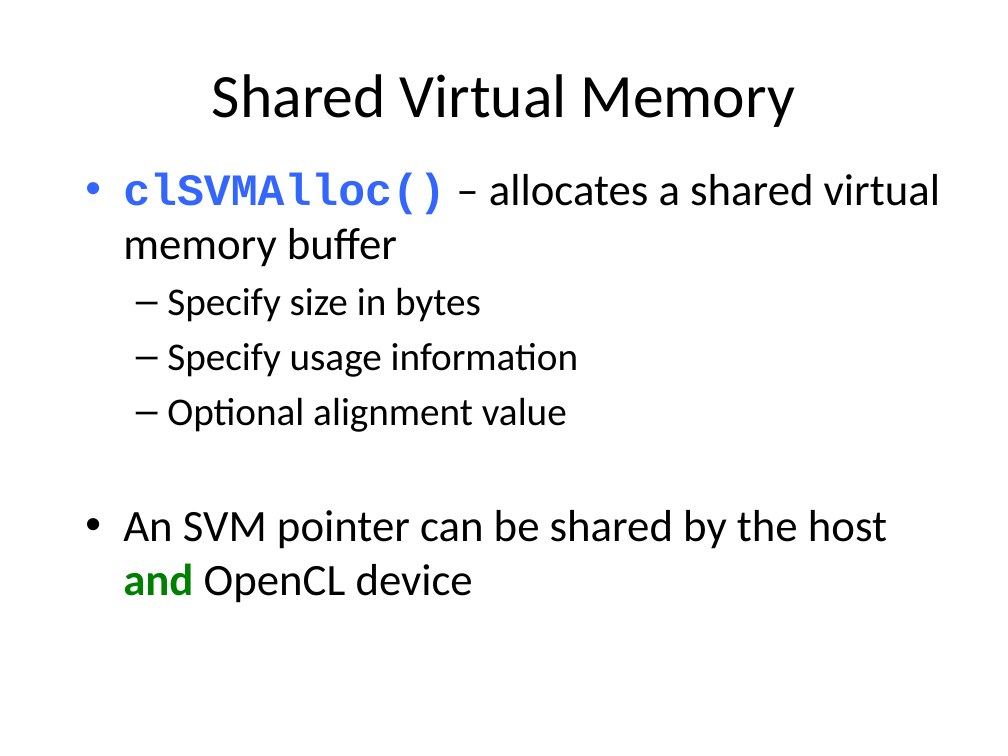
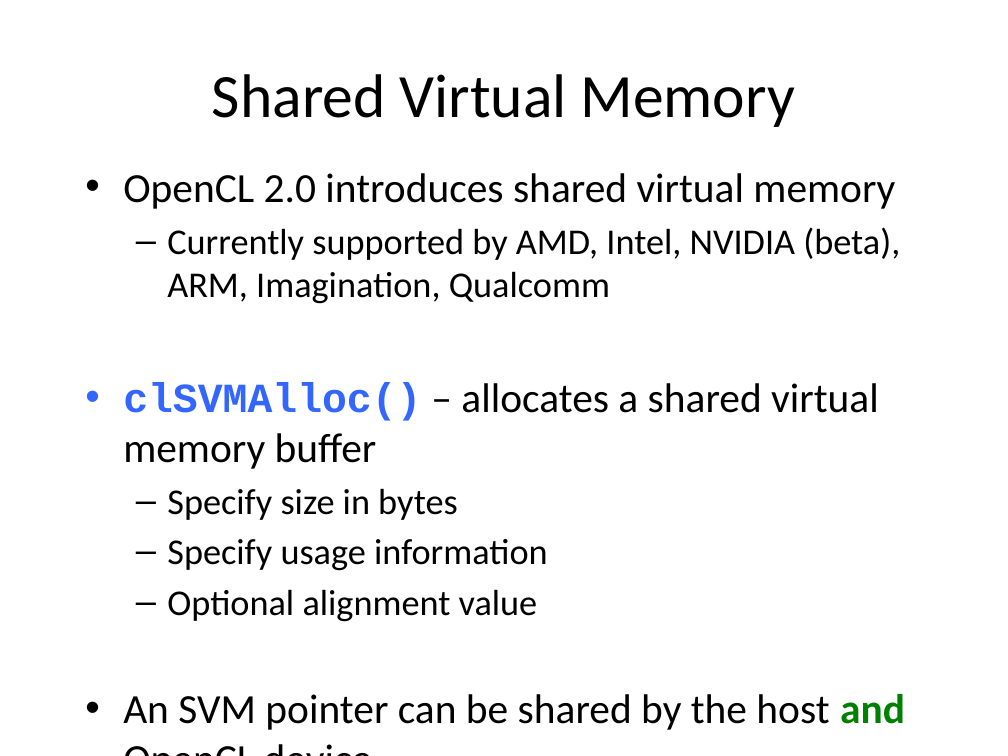
Before and after one commit to UoB-HPC/opencl-training-code, a slide deck: slide 28 of slides/advanced_part1.pptx. Drawn at 1008x756 pixels with LibreOffice and Linux fonts; fonts in the diff are those of the drawing. Boxes give left, top, right and bottom in pixels: in the first picture for what was removed or moved away, otherwise in the second. Text is boxed around its words. In the diff, an @@ line names an element or a change of style, - is before the commit and + after.

```diff
--- a/slides/advanced_part1.pptx
+++ b/slides/advanced_part1.pptx
@@ text at (123,173,900,304): paragraphs added @@
+• OpenCL 2.0 introduces shared virtual memory
+  – Currently supported by AMD, Intel, NVIDIA (beta), ARM, Imagination, Qualcomm
@@ text at (123,382,905,730): size 32 to 29.6 pt in "clSVMAlloc() – allocates a shared virtual memory ...", "An SVM pointer can be shared by ..."; size 28 to 25.9 pt in "Specify size in bytes", "Specify usage information", "Optional alignment value" @@
```
Also in this commit, not shown: 1 other slide changed.
